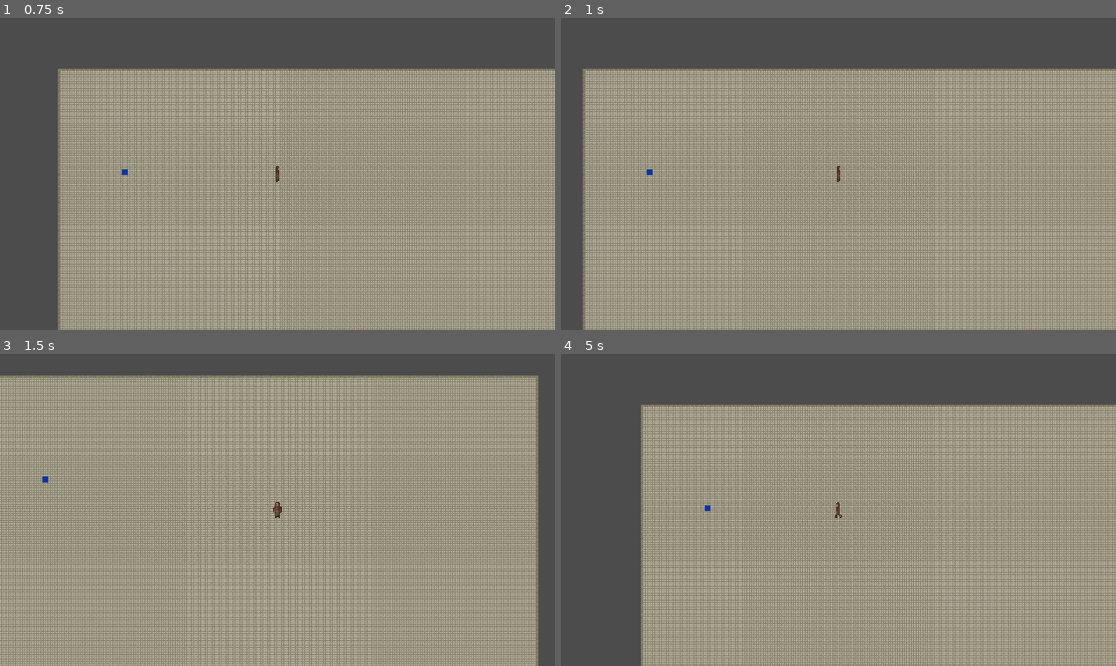
Above: before the commit, frames 1-4 (two rows, left to right).
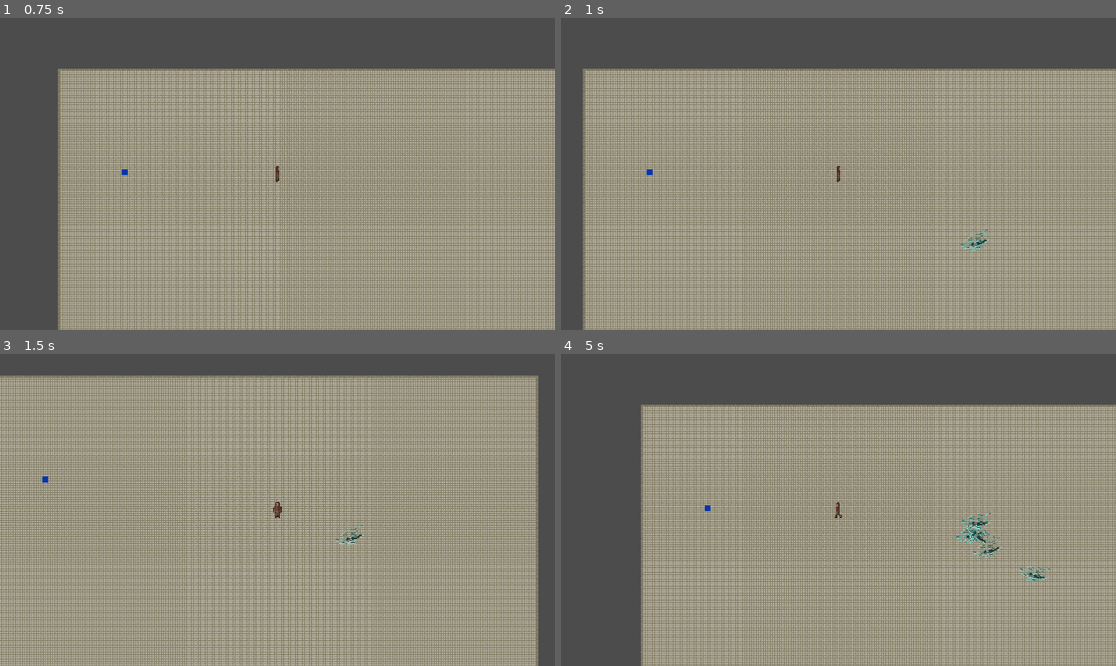
Above: after the commit, the same moments.

Repository: Not-Aaron/archive_dungeon
Game: Godot game, scene res://src/main.tscn
Two runs of this game, one before a commit and one after it. Both use one fixed random seed, a clock stepped at 60 frames per second and the inputs below.
Inputs (mouse positions are in pixels of both pictures, inside the frame that each line leads up to):
- Up to frame 1 (0.75 s): tap Enter at 0.5 s; move the mouse to (399, 158) at 0.52 s; hold D (move_right) from 0.53 s (still down); click (399, 158) at 0.6 s
- Up to frame 2 (1 s): keep holding D (move_right)
- Up to frame 3 (1.5 s): move the mouse to (166, 525) at 1.27 s; release D (move_right) at 1.28 s; hold S (move_down) from 1.28 s (still down); click (166, 525) at 1.35 s
- Up to frame 4 (5 s): move the mouse to (894, 441) at 2.02 s; release S (move_down) at 2.03 s; hold D (move_right) 2.03-2.78 s; click (894, 441) at 2.1 s; move the mouse to (810, 572) at 2.77 s; hold W (move_up) 2.78-3.53 s; click (810, 572) at 2.85 s; move the mouse to (1005, 556) at 3.52 s; hold A (move_left) from 3.53 s (still down); click (1005, 556) at 3.6 s; move the mouse to (672, 463) at 4.27 s; click (672, 463) at 4.35 s

Frame 1 is identical in both runs. In frame 2, less than 0.1% of the frame differs, in the area x 71-78%, y 67-75%; in frame 3, less than 0.1%; in frame 4, 0.4%, in the area x 71-89%, y 51-74%.
Error before the commit: Invalid call. Nonexistent function 'instance' in base 'Nil'. (res://src/main.gd:24)

Commit message:
added sword sprite
added sword fixed enemy spawn

Diff:
--- a/project.godot
+++ b/project.godot
@@ -14,6 +14,11 @@
 "language": "GDScript",
 "path": "res://src/actors/player/Bullet.gd"
 }, {
+"base": "RigidBody2D",
+"class": "Mob",
+"language": "GDScript",
+"path": "res://src/actors/test_flying_enemy/fly_enemy.gd"
+}, {
 "base": "KinematicBody2D",
 "class": "Player",
 "language": "GDScript",
@@ -21,6 +26,7 @@
 } ]
 _global_script_class_icons={
 "Bullet": "",
+"Mob": "",
 "Player": ""
 }
 
--- a/src/actors/player/Bullet.tscn
+++ b/src/actors/player/Bullet.tscn
@@ -14,7 +14,6 @@
 shape = SubResource( 1 )
 
 [node name="Sprite" type="Sprite" parent="."]
-scale = Vector2( 10, 10 )
 texture = ExtResource( 1 )
 
 [node name="KillTimer" type="Timer" parent="."]
--- a/src/actors/test_flying_enemy/fly_enemy.gd
+++ b/src/actors/test_flying_enemy/fly_enemy.gd
@@ -1,5 +1,5 @@
 extends RigidBody2D
-
+class_name Mob
 onready var player = $"../Player"
 export var aggro_radius = 500
 export var speed = 200
--- a/src/main.gd
+++ b/src/main.gd
@@ -1,5 +1,5 @@
 extends TextureRect
-export(PackedScene) var fly_enemy
+export (PackedScene) var Mob
 
 # Declare member variables here. Examples:
 # var a = 2
@@ -21,7 +21,7 @@
 
 func _on_MobTimer_timeout():
 
-	var mob = fly_enemy.instance()
+	var mob = Mob.instance()
 	var mob_spawn_location = get_node("MobPath/MobSpawnLocation")
 	#var mob_spawn_location = (0,0)
 	mob_spawn_location.offset = randi()
--- a/src/main.tscn
+++ b/src/main.tscn
@@ -28,6 +28,7 @@
 __meta__ = {
 "_edit_lock_": true
 }
+Mob = ExtResource( 10 )
 
 [node name="Background1280720Mk2" type="Sprite" parent="."]
 visible = false
Binary file changed: assets/bullet/bullet.png
